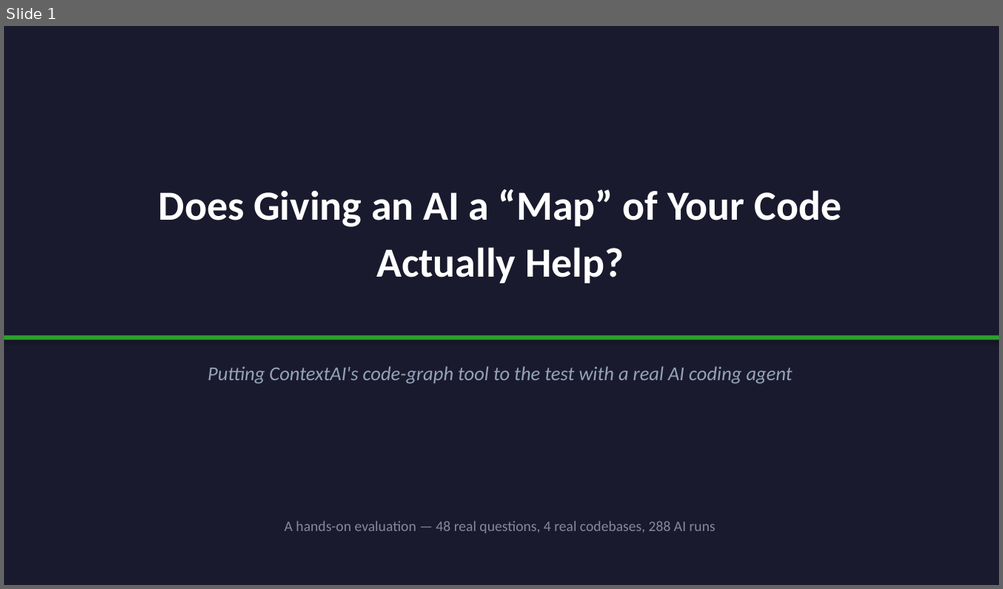
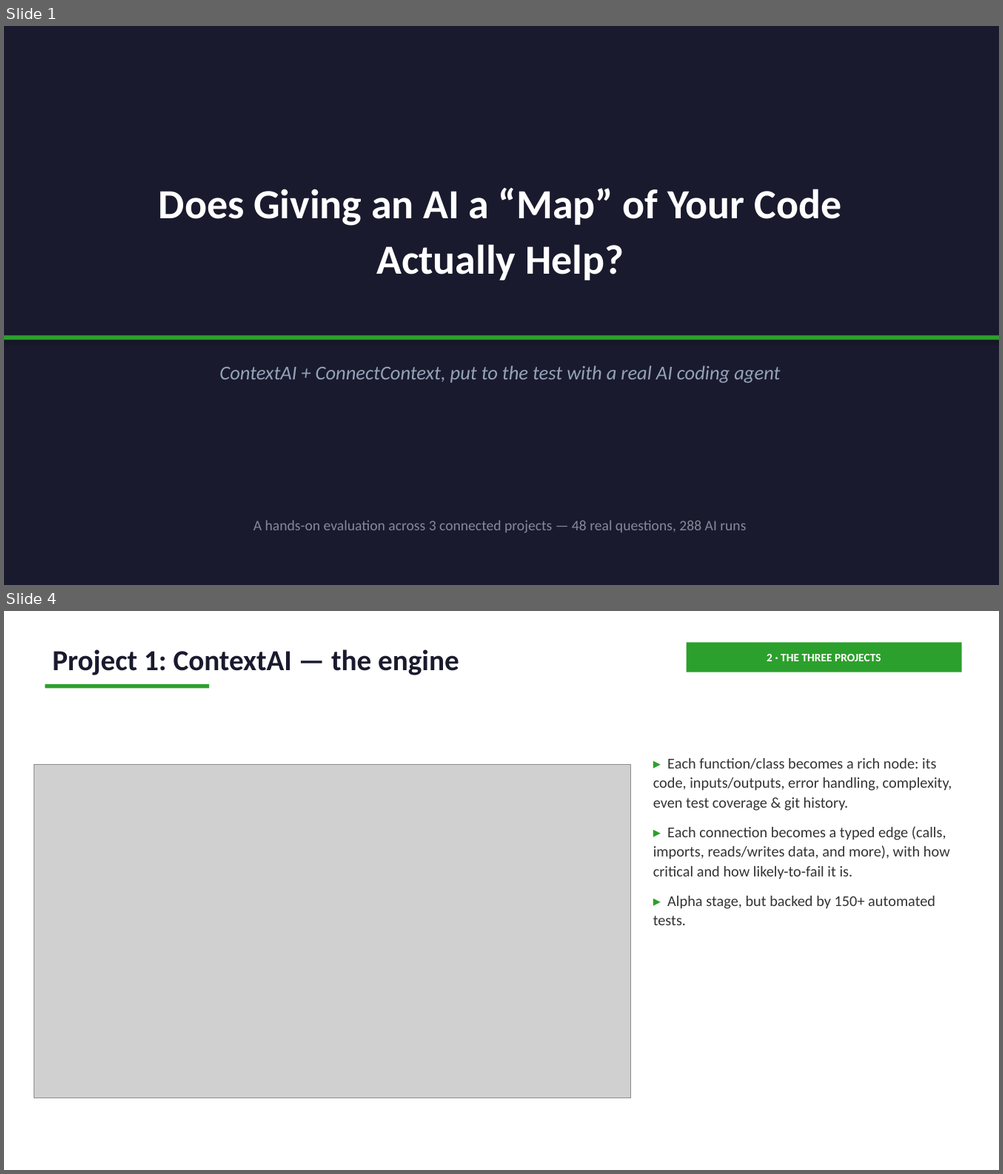
Before and after one commit to shobhit0521/Test_context, a slide deck: presentation/ContextAI_Evaluation.pptx. Shown one above the other, each under a label of ours: slide 1 before the commit, slides 1 and 4 after it; the slides between them are not shown. The pictures are 1003x589 and 1003x1174 pixels, drawn with LibreOffice and Linux fonts; fonts in the diff are those of the drawing; grey boxes stand for pictures. Boxes give left, top, right and bottom in pixels: in the first picture for what was removed or moved away, otherwise in the second. Text is boxed around its words. In the diff, an @@ line names an element or a change of style, - is before the commit and + after.

```diff
--- a/presentation/ContextAI_Evaluation.pptx
+++ b/presentation/ContextAI_Evaluation.pptx
@@ slide 4 added at (4,611,999,1170), background #FFFFFF @@
@@ text added at (52,649,459,675), 28 pt, text #1A1A2E, bold @@
+Project 1: ContextAI — the engine
@@ rectangle added at (686,642,962,672), fill #2CA02C, 11 pt, text #FFFFFF, bold @@
+2 · THE THREE PROJECTS
@@ rectangle added at (45,684,209,689), fill #2CA02C @@
@@ picture added at (34,765,631,1098) @@
@@ text added at (653,758,952,925), 14.5 pt, text #333333 @@
+▸ Each function/class becomes a rich node: its code, inputs/outputs, error handling, complexity, even test coverage & git history.
+▸ Each connection becomes a typed edge (calls, imports, reads/writes data, and more), with how critical and how likely-to-fail it is.
+▸ Alpha stage, but backed by 150+ automated tests.
@@ slide 1 changed as well @@
@@ text "Does Giving an AI a ..." at (159,188,841,281): line spacing 1.15 to 1.12 @@
@@ text at (219,366,780,383): text changed @@
-Putting ContextAI's code-graph tool to the test with a real AI coding agent
+ContextAI + ConnectContext, put to the test with a real AI coding agent
@@ text at (253,520,745,533): text changed @@
-A hands-on evaluation — 48 real questions, 4 real codebases, 288 AI runs
+A hands-on evaluation across 3 connected projects — 48 real questions, 288 AI runs
```
Also in this commit, not shown: 5 other slides changed, 6 other slides added, 20 slides removed, 7 other files.
